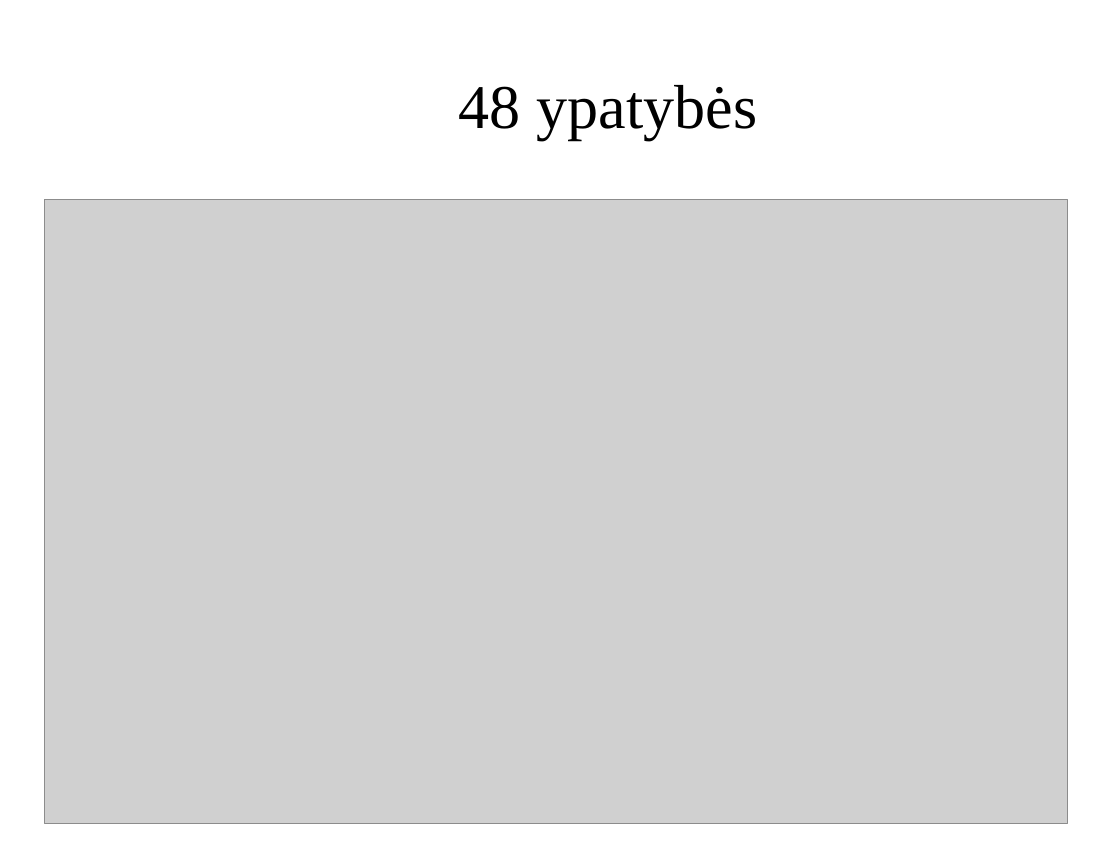
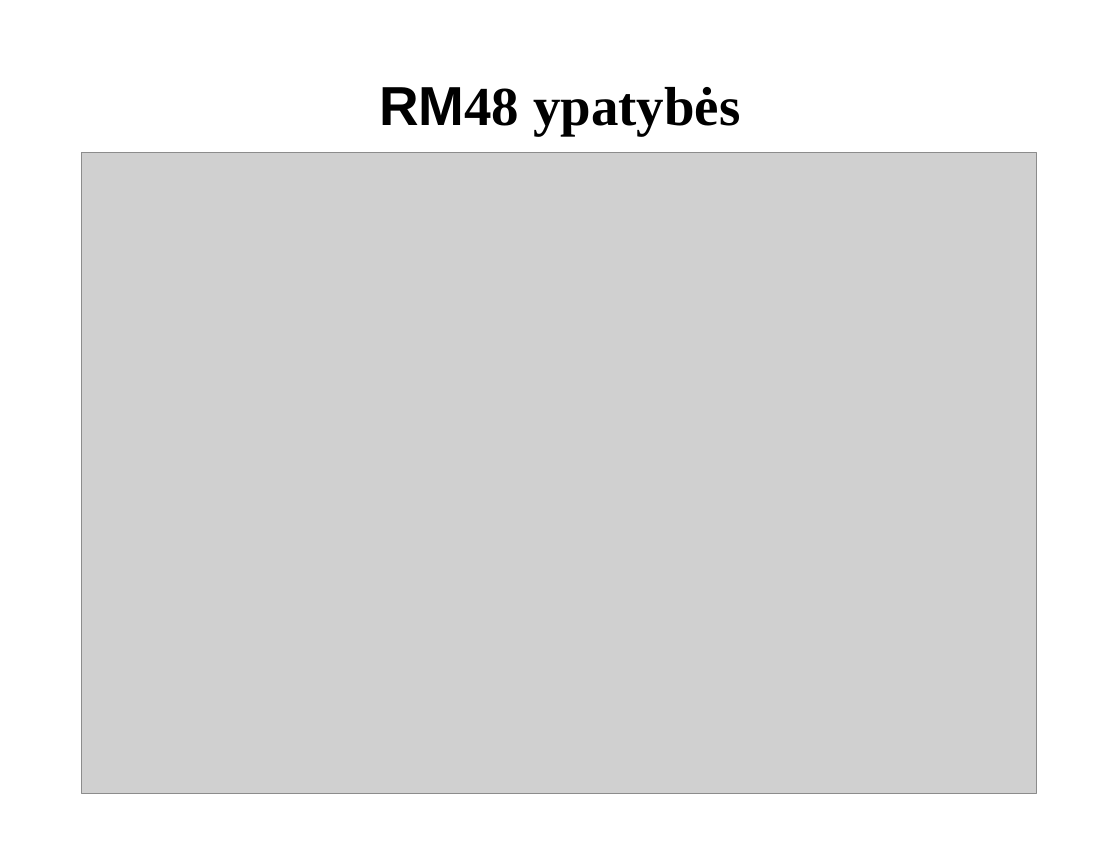
Before and after one commit to kurmis/bakis, a slide deck: slide 7 of pristatymas bak/Mindaugas Kurmauskas.odp. Drawn at 1120x841 pixels with LibreOffice and Linux fonts; fonts in the diff are those of the drawing; grey boxes stand for pictures; background and template pictures are left out. Boxes give left, top, right and bottom in pixels: in the first picture for what was removed or moved away, otherwise in the second. Text is boxed around its words. In the diff, an @@ line names an element or a change of style, - is before the commit and + after.

```diff
--- a/pristatymas bak/Mindaugas Kurmauskas.odp
+++ b/pristatymas bak/Mindaugas Kurmauskas.odp
@@ title "RM48 ypatybės" at (x1=379, y1=87, x2=740, y2=136): size 44 to 38.9 pt, bold on; text colour #FFFFFF to #000000 in "RM48" @@
@@ picture resized from (x1=45, y1=199, x2=1067, y2=823) to (x1=81, y1=152, x2=1037, y2=793) @@
```
Also in this commit, not shown: 13 other slides changed, 6 other files.
